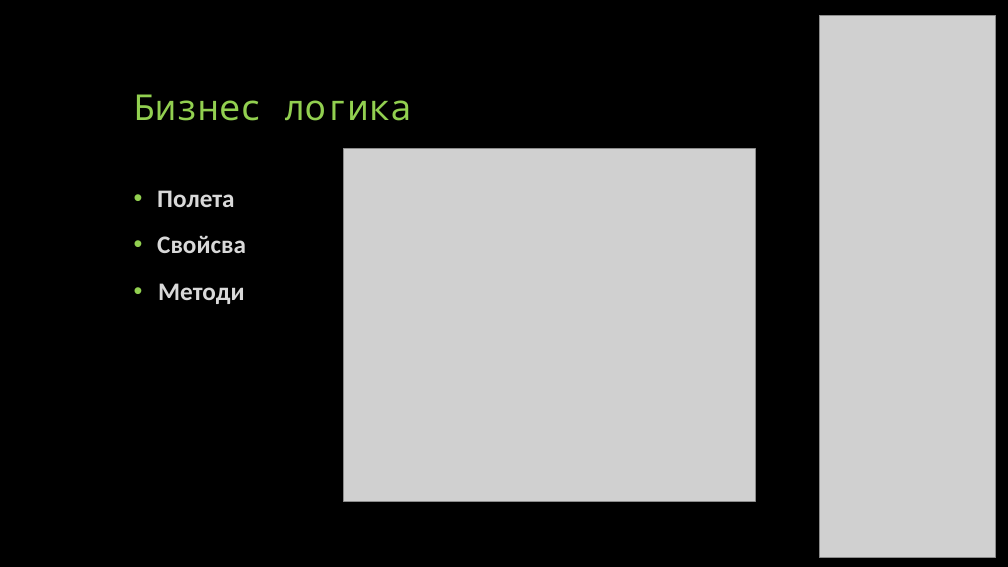
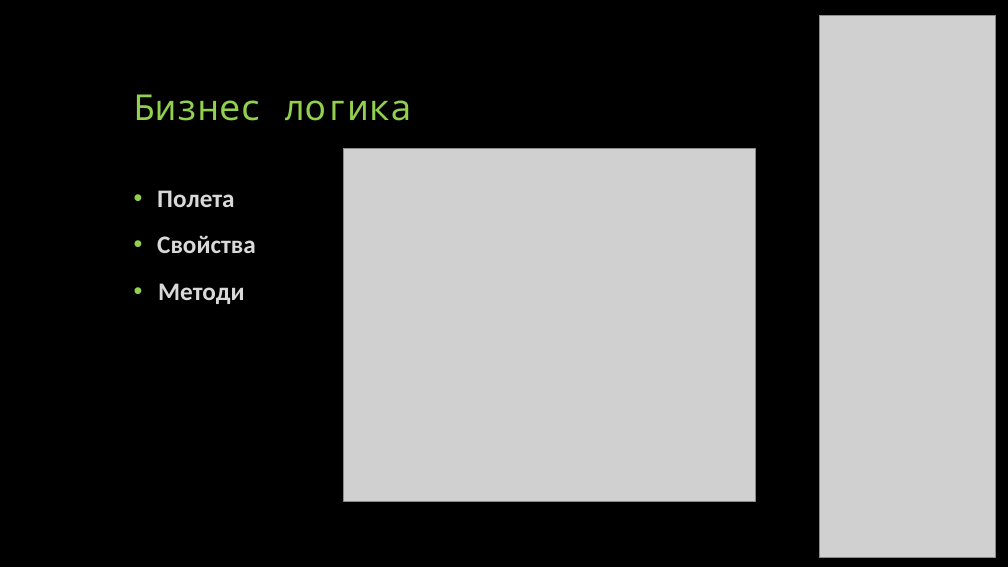
Before and after one commit to Nub4e/SchoolClassProject, a slide deck: slide 6 of Софтуер-за-електронен-бележник.pptx. Drawn at 1008x567 pixels with LibreOffice and Linux fonts; fonts in the diff are those of the drawing; grey boxes stand for pictures. Boxes give left, top, right and bottom in pixels: in the first picture for what was removed or moved away, otherwise in the second. Text is boxed around its words. In the diff, an @@ line names an element or a change of style, - is before the commit and + after.

```diff
--- a/Софтуер-за-електронен-бележник.pptx
+++ b/Софтуер-за-електронен-бележник.pptx
@@ text at [157, 235, 256, 253]: text changed @@
-• Свойсва
+• Свойства
```
Also in this commit, not shown: 3 other slides changed, 21 other files.
